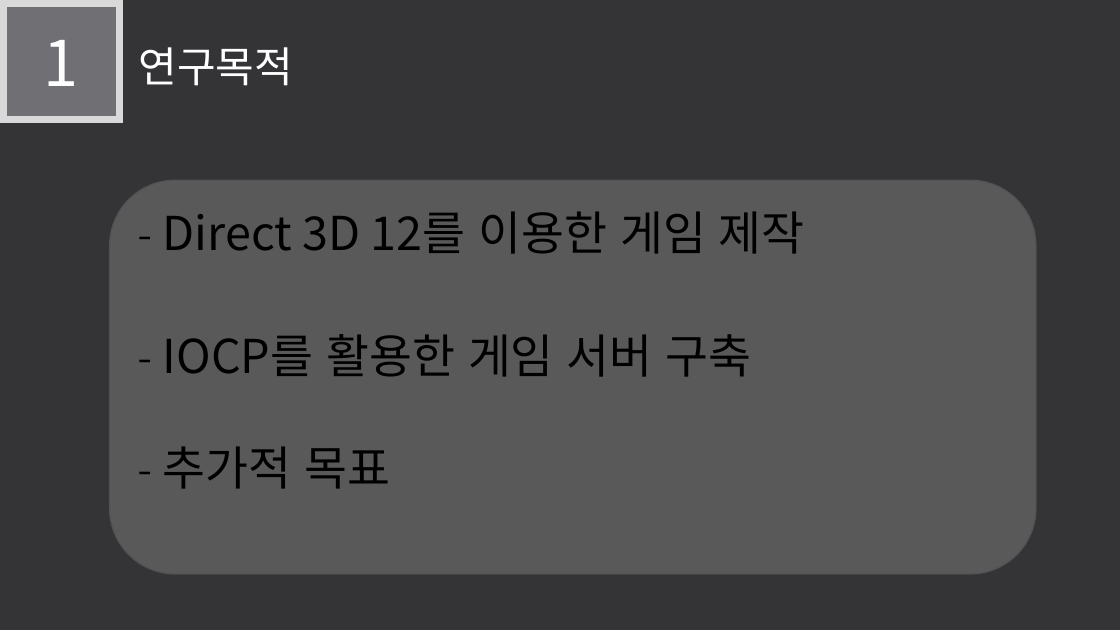
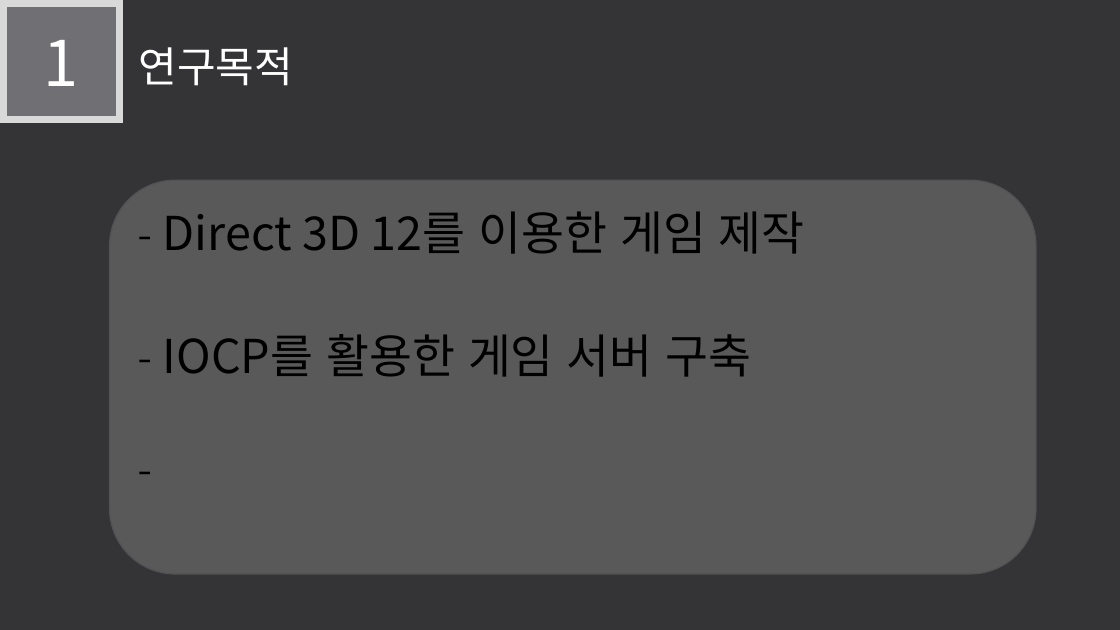
Before and after one commit to LEGO0937/Our_Project, a slide deck: slide 3 of 기획단계/졸작 제안서_α.pptx. Drawn at 1120x630 pixels with LibreOffice and Linux fonts; fonts in the diff are those of the drawing. Boxes give left, top, right and bottom in pixels: in the first picture for what was removed or moved away, otherwise in the second. Text is boxed around its words. In the diff, an @@ line names an element or a change of style, - is before the commit and + after.

```diff
--- a/기획단계/졸작 제안서_α.pptx
+++ b/기획단계/졸작 제안서_α.pptx
@@ text in rounded rectangle at (x1=163, y1=446, x2=391, y2=489): text changed; font Noto Sans CJK KR to Cambria @@
-- 추가적 목표
+-
```
Also in this commit, not shown: 4 other slides changed, 1 other file.
